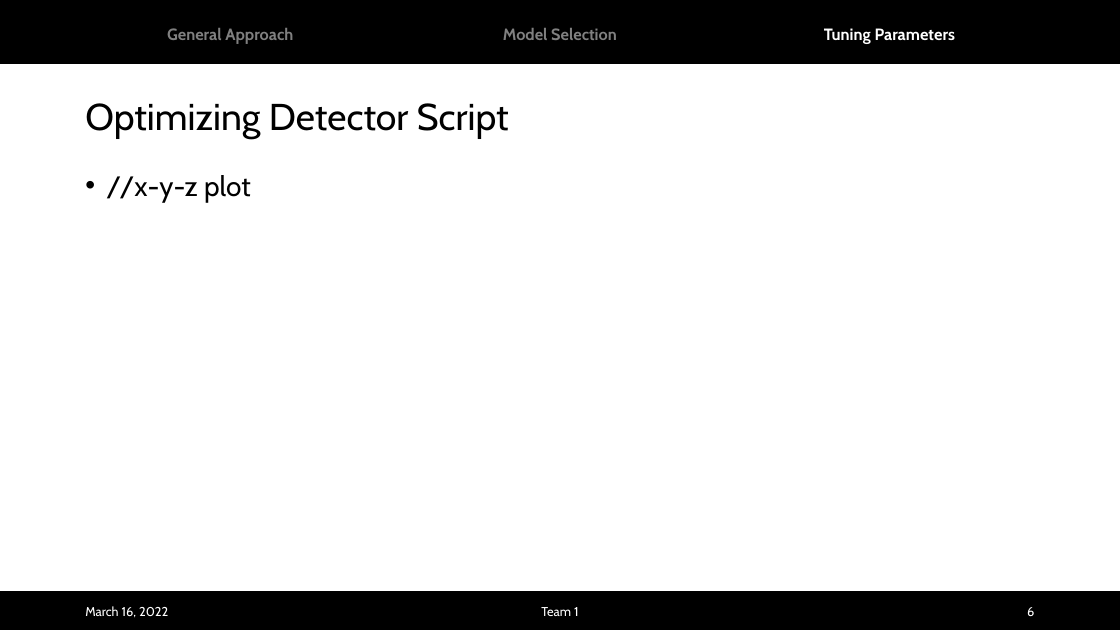
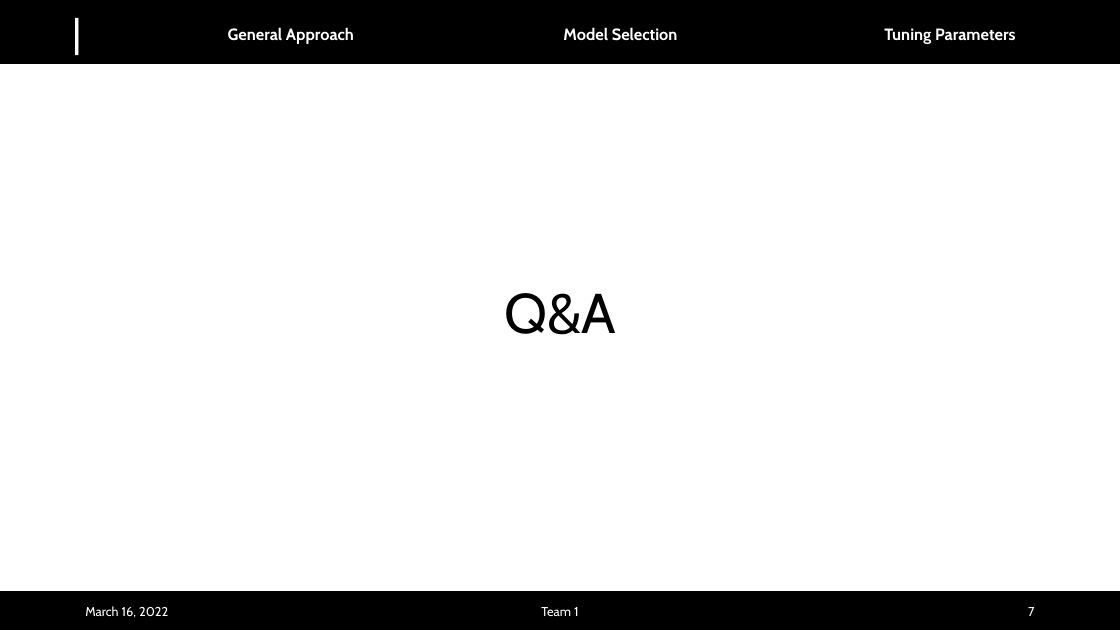
Before and after one commit to albertlk/grillochallenge, a slide deck: slide 7 of Challenge_Team1_v2.pptx (slide 6 before the commit). Drawn at 1120x630 pixels with LibreOffice and Linux fonts; fonts in the diff are those of the drawing; background and template pictures are left out. Boxes give left, top, right and bottom in pixels: in the first picture for what was removed or moved away, otherwise in the second. Text is boxed around its words. In the diff, an @@ line names an element or a change of style, - is before the commit and + after.

```diff
--- a/Challenge_Team1_v2.pptx
+++ b/Challenge_Team1_v2.pptx
@@ text added at (x1=64, y1=7, x2=89, y2=56), 33.3 pt, text #FFFFFF @@
+|
@@ text "General Approach" at (x1=228, y1=27, x2=354, y2=44): text colour #808080 to #FFFFFF @@
@@ 3 texts moved together from (x1=167, y1=28, x2=955, y2=44) to (x1=228, y1=27, x2=1015, y2=44) @@
@@ text "Model Selection" at (x1=563, y1=27, x2=678, y2=41): text colour #808080 to #FFFFFF @@
@@ title removed at (x1=85, y1=103, x2=509, y2=139) @@
-Optimizing Detector Script
@@ text removed at (x1=106, y1=175, x2=251, y2=202) @@
-• //x-y-z plot
@@ title added at (x1=504, y1=293, x2=616, y2=335), 48 pt, text #000000 @@
+Q&A
@@ page number at (x1=1028, y1=607, x2=1034, y2=616): text changed @@
-6
+7
```
Also in this commit, not shown: 5 other slides changed, 1 slide added, 2 other files.
